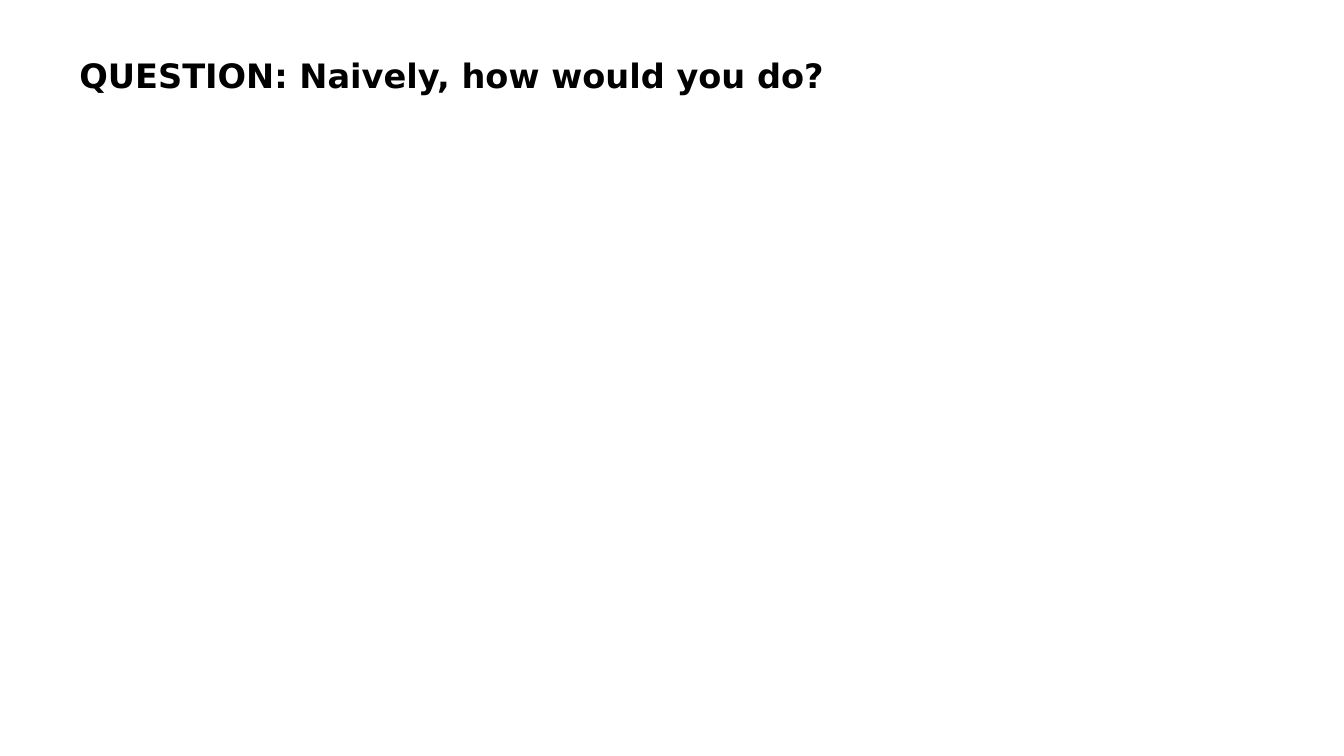
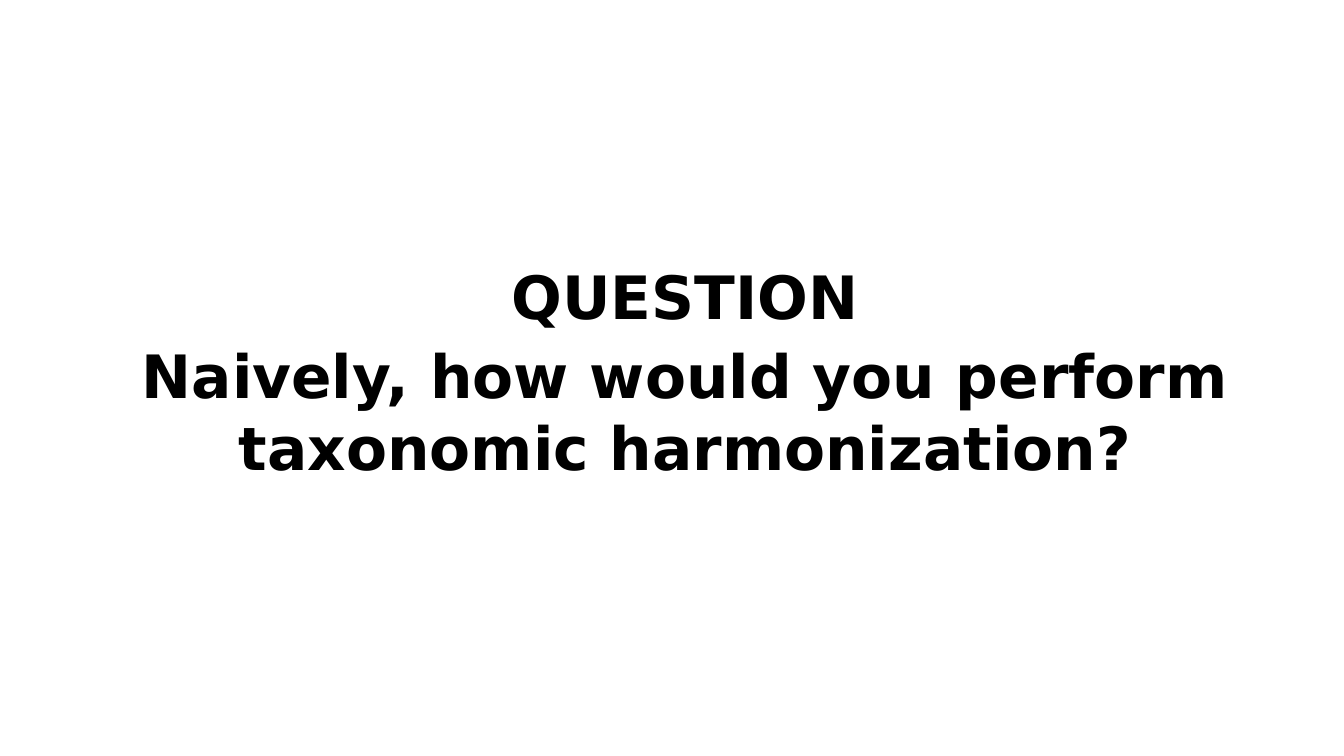
Before and after one commit to Rekyt/taxonomic_harmonization_lecture, a slide deck: slide 34 of taxoharmo_lecture.odp. Drawn at 1344x756 pixels with LibreOffice and Linux fonts; fonts in the diff are those of the drawing; background and template pictures are left out. Boxes give left, top, right and bottom in pixels: in the first picture for what was removed or moved away, otherwise in the second. Text is boxed around its words. In the diff, an @@ line names an element or a change of style, - is before the commit and + after.

Commit message:
Better format questions

```diff
--- a/taxoharmo_lecture.odp
+++ b/taxoharmo_lecture.odp
@@ text at <box>142,274,1227,471</box>: text changed; size 18 to 32 pt @@
-QUESTION: Naively, how would you do?
+QUESTION
+Naively, how would you perform taxonomic harmonization?
```
Also in this commit, not shown: 6 other slides changed, 1 slide added, 1 slide removed.
